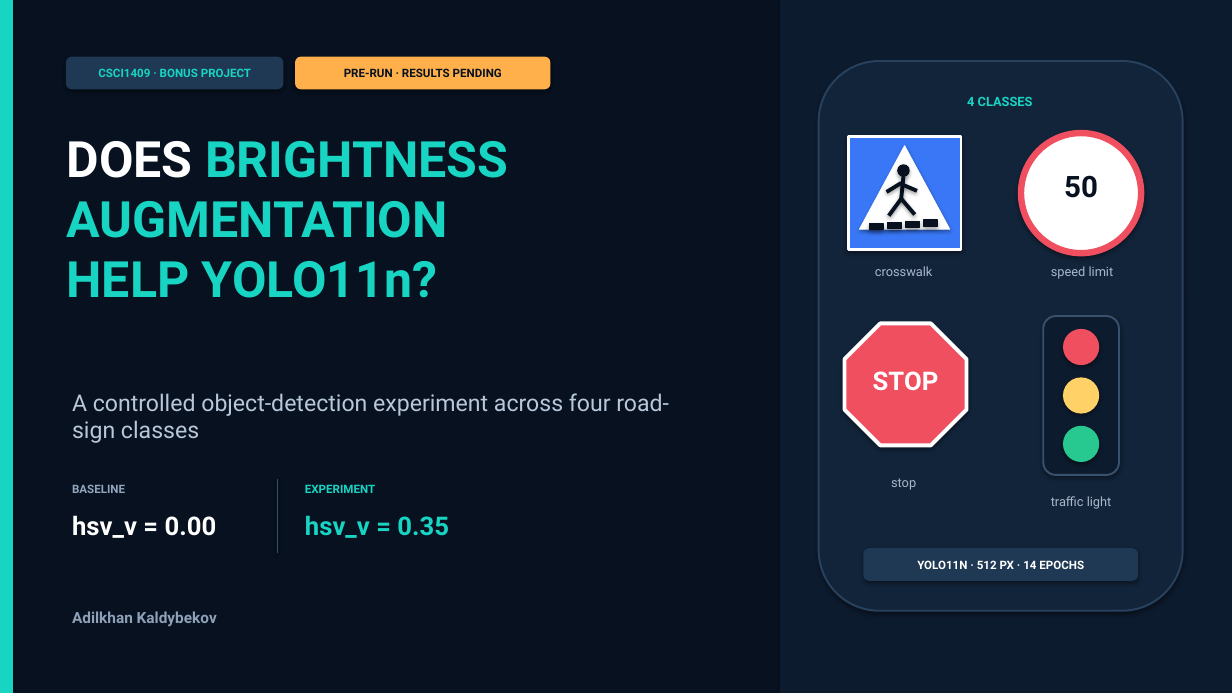
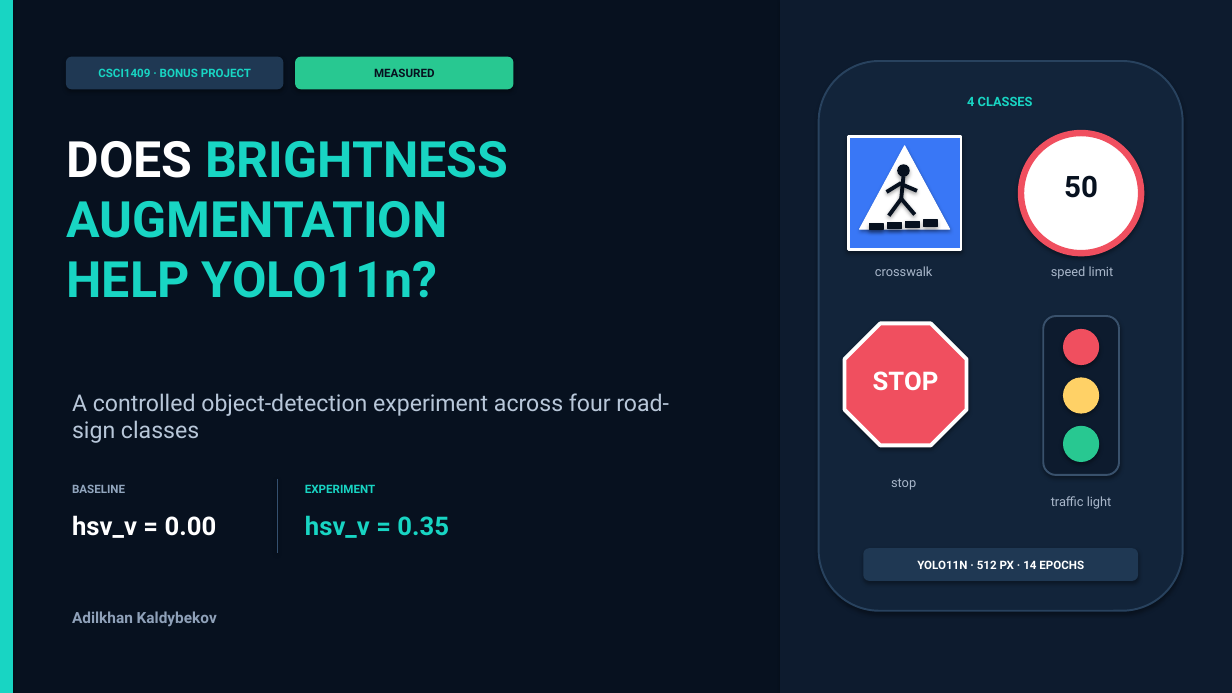
Before and after one commit to ravonek/Traffic-Sign-Detection, a slide deck: slide 1 of CSCI1409_Bonus_Traffic_Signs_Defense_3min.pptx. Drawn at 1232x693 pixels with LibreOffice and Linux fonts; fonts in the diff are those of the drawing. Boxes give left, top, right and bottom in pixels: in the first picture for what was removed or moved away, otherwise in the second. Text is boxed around its words. In the diff, an @@ line names an element or a change of style, - is before the commit and + after.

```diff
--- a/CSCI1409_Bonus_Traffic_Signs_Defense_3min.pptx
+++ b/CSCI1409_Bonus_Traffic_Signs_Defense_3min.pptx
@@ rounded rectangle: place and size @@
-rounded rectangle at bbox=[296, 57, 550, 89]
+rounded rectangle at bbox=[296, 57, 513, 89]
@@ rounded rectangle at bbox=[296, 57, 513, 89]: fill #FFB04A to #28C891; outline #FFB04A 1 pt to #28C891 1 pt @@
@@ text at bbox=[374, 68, 435, 77]: text changed @@
-PRE-RUN · RESULTS PENDING
+MEASURED
```
Also in this commit, not shown: 3 other slides changed, 46 other files.
